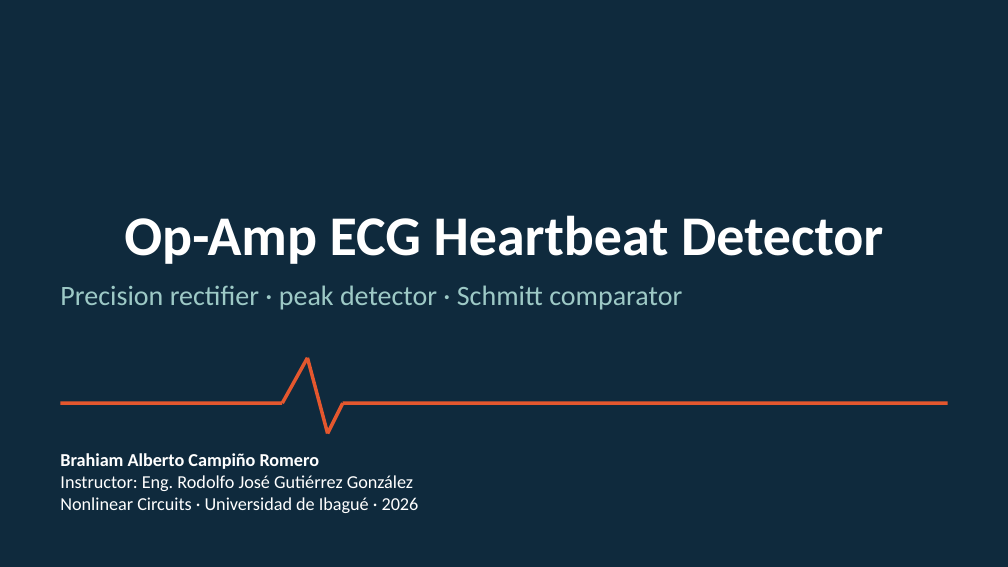
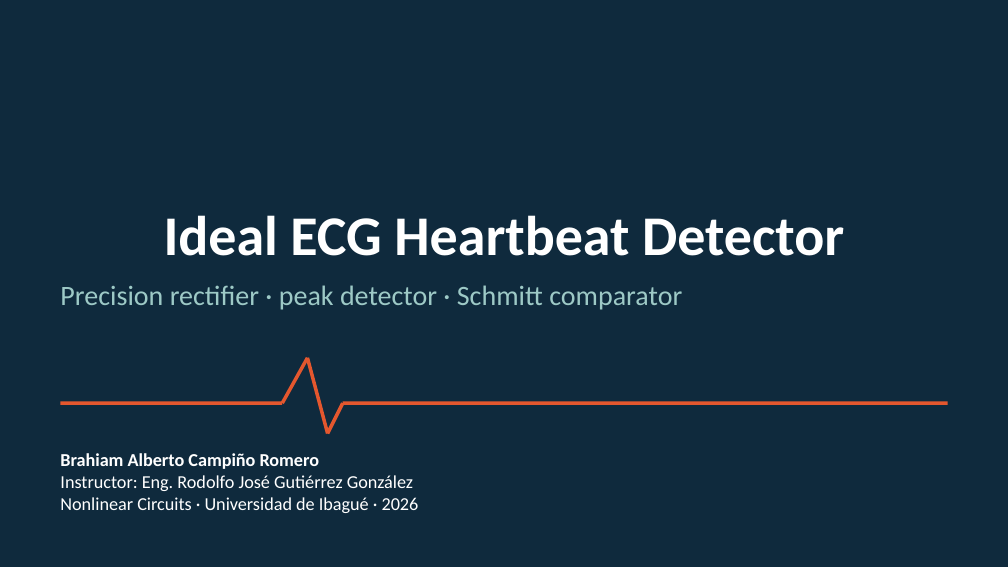
Before and after one commit to Brahiam18/ecg-heartbeat-detector, a slide deck: slide 1 of presentation/ECG_Heartbeat_Detector_Slides.pptx. Drawn at 1008x567 pixels with LibreOffice and Linux fonts; fonts in the diff are those of the drawing. Boxes give left, top, right and bottom in pixels: in the first picture for what was removed or moved away, otherwise in the second. Text is boxed around its words. In the diff, an @@ line names an element or a change of style, - is before the commit and + after.

Commit message:
Ideal detector title and two-comparator alternative

```diff
--- a/presentation/ECG_Heartbeat_Detector_Slides.pptx
+++ b/presentation/ECG_Heartbeat_Detector_Slides.pptx
@@ title at (164, 215, 844, 256): text changed @@
-Op-Amp ECG Heartbeat Detector
+Ideal ECG Heartbeat Detector
```
Also in this commit, not shown: 4 other files.
